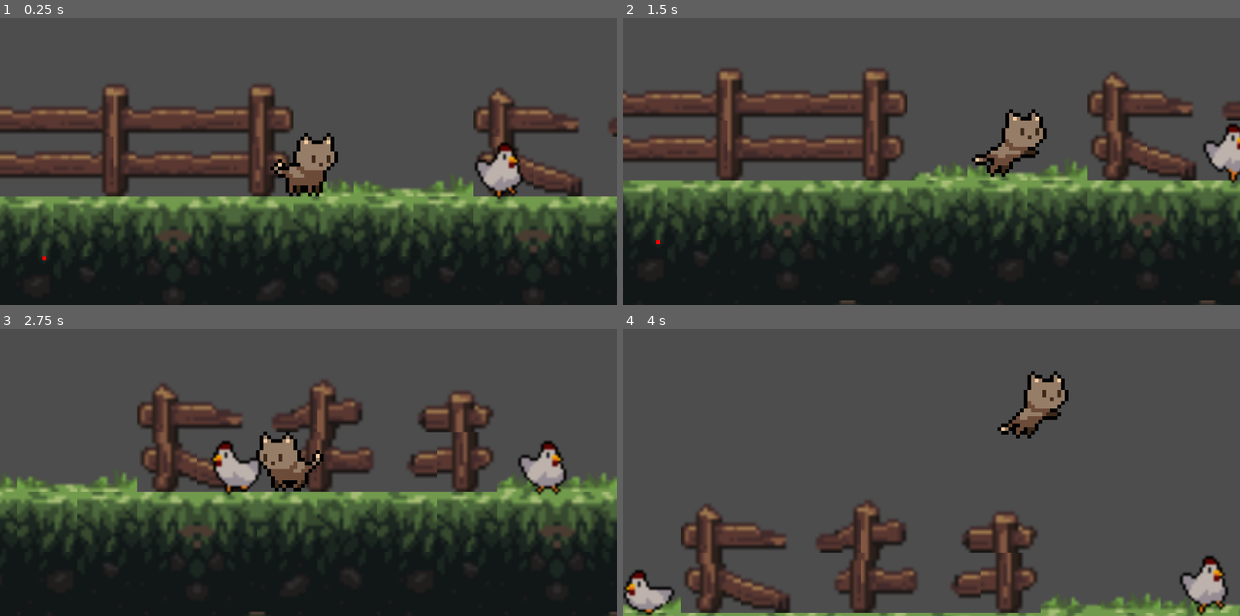
Above: before the commit, frames 1-4 (two rows, left to right).
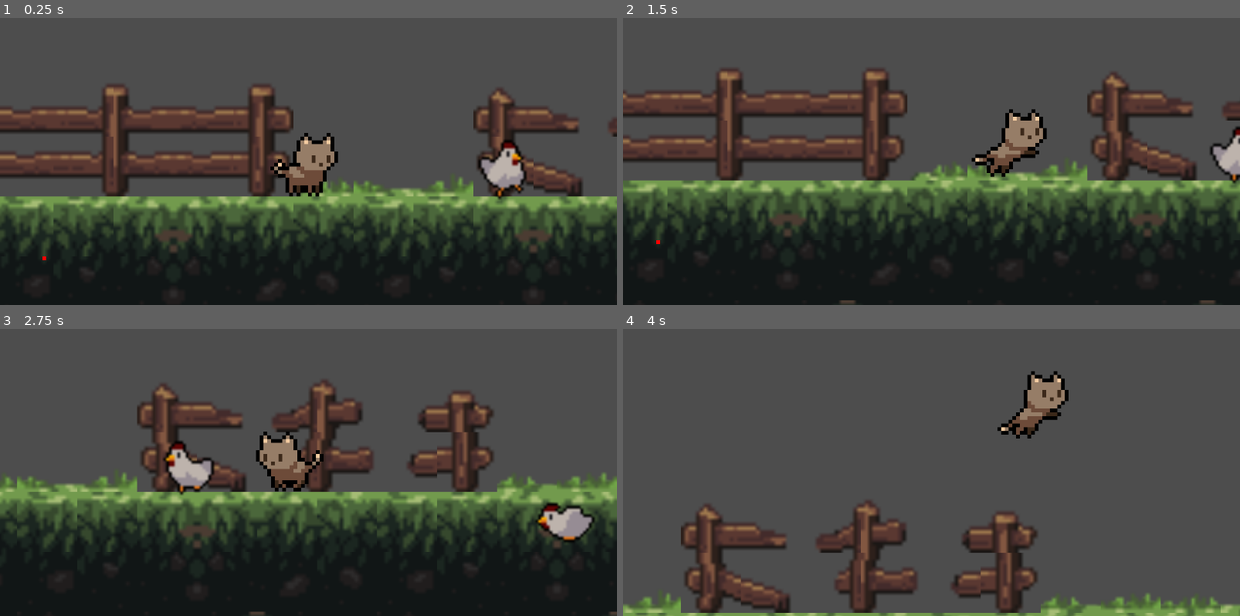
Above: after the commit, the same moments.

Repository: Philipp-sama123/mad-cat
Game: Godot game, scene res://scene/Main.tscn
Same seed, same stepped clock (60 frames per second), same inputs: the game is played once before the commit and once after it.
Inputs (mouse positions are in pixels of both pictures, inside the frame that each line leads up to):
- Up to frame 1 (0.25 s): no input
- Up to frame 2 (1.5 s): move the mouse to (1067, 115) at 0.52 s; hold D (Right) from 0.53 s (still down); click (1067, 115) at 0.6 s; tap Space (Jump) at 0.77 s; move the mouse to (808, 150) at 1.27 s; tap Ctrl (Dash) at 1.35 s
- Up to frame 3 (2.75 s): tap Space (Jump) at 1.52 s; move the mouse to (370, 366) at 2.02 s; release D (Right) at 2.03 s; hold A (Left) from 2.03 s (still down); hold Shift (Run) from 2.03 s (still down)
- Up to frame 4 (4 s): move the mouse to (900, 512) at 2.77 s; release A (Left) at 2.78 s; release Shift (Run) at 2.78 s; hold D (Right) from 2.78 s (still down); click (900, 512) at 2.85 s; tap Space (Jump) at 3.02, 3.77 s; move the mouse to (1116, 495) at 3.52 s; tap Ctrl (Dash) at 3.6 s

The runs differ from the first frame. In frame 1, 0.7% of the frame differs, in the area x 76-86%, y 42-63%; in frame 2, 0.5%; in frame 3, 3.5%, in the area x 26-97%, y 38-75%; in frame 4, 1.7%.

Commit message:
make chicken fly

Diff:
--- a/ai_chicken.gd
+++ b/ai_chicken.gd
@@ -1,54 +1,74 @@
 extends CharacterBody2D
 
 # --- CONFIG ---
-const WALK_SPEED       = 25.0
-const RUN_SPEED        = 50.0
-const ACCELERATION         = 100.0
-const FRICTION             = 250.0
-const GRAVITY              = 900.0
-const FLEE_SPEED           = 30.0
-const FLEE_RADIUS          = 50.0
-const PECK_DURATION        = 1.5
-const WANDER_CHANGE_INTERVAL = 2.0
+const WALK_SPEED               = 25.0
+const RUN_SPEED                = 50.0
+const ACCELERATION             = 100.0
+const FRICTION                 = 250.0
+const GRAVITY                  = 900.0
+const FLEE_SPEED               = 50.0
+const FLEE_RADIUS              = 50.0
+const PECK_DURATION            = 1.5
+const WANDER_CHANGE_INTERVAL   = 2.0
+
+# --- FLY CONFIG ---
+const STATE_FLY                = 5
+const FLY_MIN_DURATION         = 5.0
+const FLY_MAX_DURATION         = 10.0
+const FLY_RADIUS               = 30.0
 
 # --- STATES ---
-const STATE_IDLE       = 0
-const STATE_WANDER     = 1
-const STATE_FLEE       = 2
-const STATE_PECK       = 3
-const STATE_HIT        = 4
+const STATE_IDLE               = 0
+const STATE_WANDER             = 1
+const STATE_FLEE               = 2
+const STATE_PECK               = 3
+const STATE_HIT                = 4
 
 # --- NODES ---
-@onready var sprite = $Sprite2D
-@onready var anim_player = $Sprite2D/AnimationPlayer # ensure correct path
-@onready var ray_front = $RayCast2D # points forward
-@onready var player = get_parent().get_node_or_null("Player")
+@onready var sprite            = $Sprite2D
+@onready var anim_player       = $Sprite2D/AnimationPlayer
+@onready var ray_front         = $RayCast2D
+@onready var player            = get_parent().get_node_or_null("Player")
 
 # --- STATE VARS ---
-var state           = STATE_IDLE
-var timer           = 0.0
-var direction       = 1                # +1 right, -1 left
-var health = 5
+var state                      = STATE_IDLE
+var timer: float               = 0.0
+var direction: int             = 1               # +1 right, -1 left
+var health: int                = 10
+
+# --- FLY VARS ---
+var fly_center: Vector2
+var fly_duration: float        = 0.0
+var fly_timer: float           = 0.0
+var fly_angle: float           = 0.0
+var fly_ang_speed: float       = 0.0
 
 func _ready():
 	ray_front.enabled = true
 	_enter_state(STATE_WANDER)
 
 func _physics_process(delta: float) -> void:
+	if state == STATE_FLY:
+		# orbit around the center
+		fly_timer -= delta
+		fly_angle += fly_ang_speed * delta
+		global_position = fly_center + Vector2(cos(fly_angle), sin(fly_angle)) * FLY_RADIUS
+		if fly_timer <= 0:
+			_enter_state(STATE_IDLE)
+		return
+
 	# apply gravity
 	if not is_on_floor():
 		velocity.y += GRAVITY * delta
 
 	# flee trigger
-	if player and global_position.distance_to(player.global_position) < FLEE_RADIUS and state != STATE_HIT:
-		if state != STATE_FLEE:
-			_enter_state(STATE_FLEE)
-	elif state == STATE_FLEE:
+	if player and global_position.distance_to(player.global_position) < FLEE_RADIUS and state not in [STATE_HIT, STATE_FLY]:
+		_enter_state(STATE_FLEE)
+	elif state == STATE_FLEE and (not player or global_position.distance_to(player.global_position) >= FLEE_RADIUS):
 		_enter_state(STATE_WANDER)
 
-	# decrement timer
+	# decrement state timer
 	timer -= delta
-	# exit hit when done
 	if state == STATE_HIT and timer <= 0:
 		_enter_state(STATE_WANDER)
 
@@ -57,12 +77,12 @@
 			if timer <= 0:
 				_enter_state(STATE_WANDER)
 		STATE_WANDER:
-			# turn on collision hit
 			if ray_front.is_colliding():
 				direction *= -1
 				ray_front.target_position.x = abs(ray_front.target_position.x) * direction
 			if timer <= 0:
-				_enter_state( STATE_PECK if randi() % 4 == 0 else STATE_WANDER)
+				# for debugging: always fly (10/10)
+				_enter_state(STATE_FLY)
 			velocity.x = direction * WALK_SPEED
 		STATE_FLEE:
 			var dir_sign = sign(global_position.x - player.global_position.x)
@@ -72,9 +92,8 @@
 			velocity.x = 0
 			if timer <= 0:
 				_enter_state(STATE_WANDER)
-		# STATE_HIT handled above for exit timing
 
-	# friction/acceleration
+	# friction & acceleration
 	if state in [STATE_WANDER, STATE_FLEE]:
 		velocity.x = move_toward(velocity.x, velocity.x, ACCELERATION * delta)
 	else:
@@ -94,7 +113,7 @@
 			timer = randf_range(1.0, WANDER_CHANGE_INTERVAL)
 			_play_animation("Idle")
 		STATE_WANDER:
-			direction =  -1 if randi() % 2 == 0 else 1
+			direction = -1 if randi() % 2 == 0 else 1
 			ray_front.target_position = Vector2(16 * direction, 0)
 			timer = WANDER_CHANGE_INTERVAL
 			_play_animation("Walk")
@@ -103,11 +122,18 @@
 		STATE_PECK:
 			timer = PECK_DURATION
 			_play_animation("Peck")
+		STATE_FLY:
+			# initialize fly (invulnerable) circling
+			fly_center = global_position
+			fly_duration = randf_range(FLY_MIN_DURATION, FLY_MAX_DURATION)
+			fly_timer = fly_duration
+			fly_ang_speed = TAU / fly_duration
+			fly_angle = 0.0
+			_play_animation("Fly")
 
 func _update_animation() -> void:
 	var current = anim_player.current_animation
-	# preserve non-looping animations
-	if current in ["Hit", "Die", "Peck"]:
+	if current in ["Hit", "Die", "Peck", "Fly"]:
 		return
 	sprite.flip_h = direction < 0
 	if state == STATE_FLEE and current != "Run":
@@ -119,6 +145,8 @@
 
 # --- DAMAGE HANDLING ---
 func take_damage(amount: int = 1) -> void:
+	if state == STATE_FLY:
+		return
 	health -= amount
 	if health <= 0:
 		_die()
@@ -128,4 +156,3 @@
 func _die() -> void:
 	_play_animation("Die")
 	set_physics_process(false)
-	# optionally queue_free() after a delay
